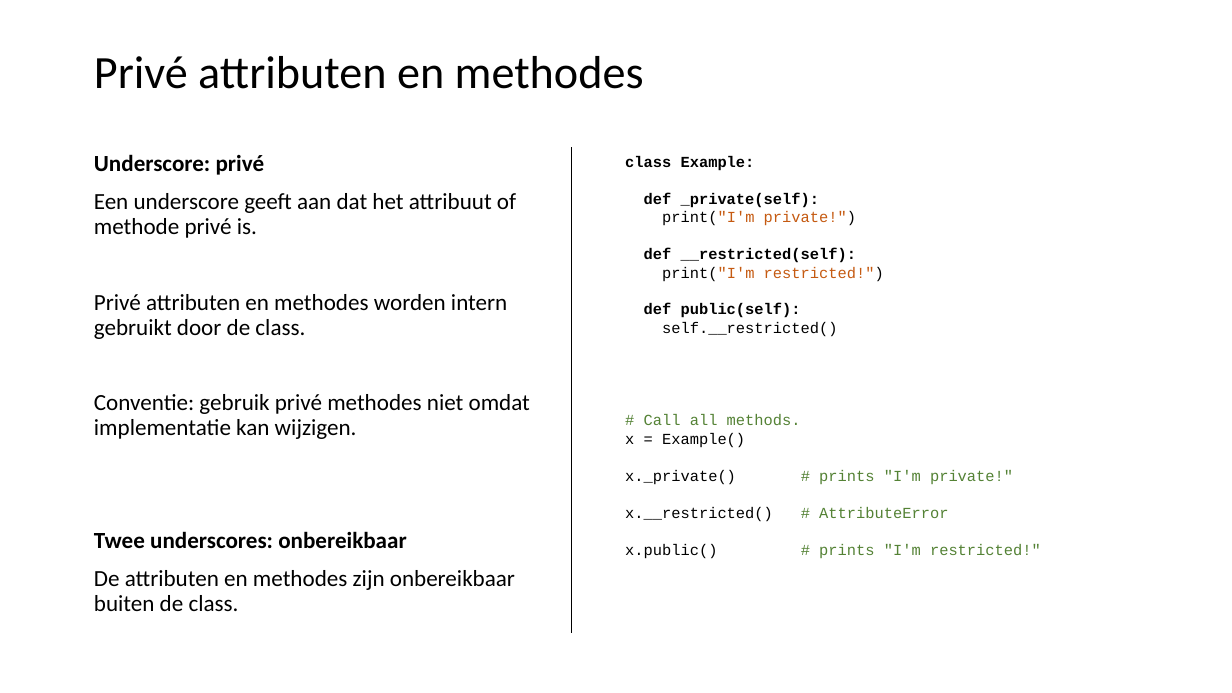
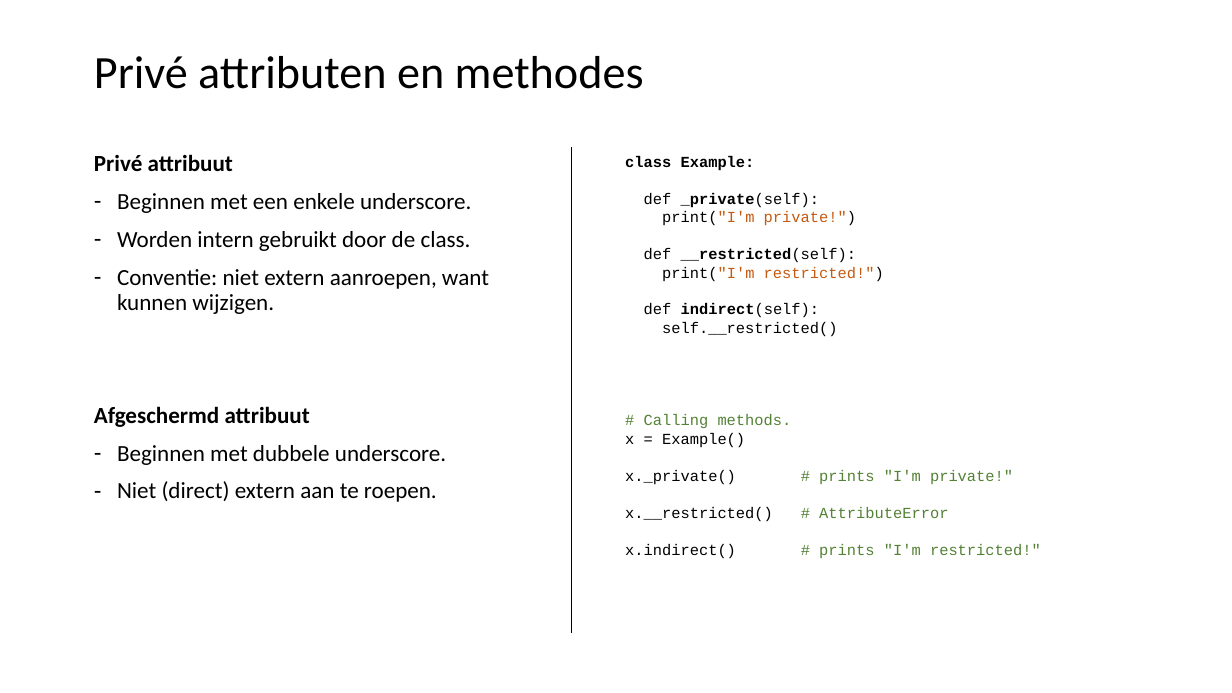
Before and after one commit to LFKoning/knowledge-sharing, a slide deck: slide 57 of python_course/1_basics_classes/python_cursus_1.pptx (slide 56 before the commit). Drawn at 1232x693 pixels with LibreOffice and Linux fonts; fonts in the diff are those of the drawing. Boxes give left, top, right and bottom in pixels: in the first picture for what was removed or moved away, otherwise in the second. Text is boxed around its words. In the diff, an @@ line names an element or a change of style, - is before the commit and + after.

```diff
--- a/python_course/1_basics_classes/python_cursus_1.pptx
+++ b/python_course/1_basics_classes/python_cursus_1.pptx
@@ text at bbox=[94, 154, 489, 502]: text changed @@
-Underscore: privé
-Een underscore geeft aan dat het attribuut of methode privé is.
-Privé attributen en methodes worden intern gebruikt door de class.
-Conventie: gebruik privé methodes niet omdat implementatie kan wijzigen.
-Twee underscores: onbereikbaar
-De attributen en methodes zijn onbereikbaar buiten de class.
+Privé attribuut
+– Beginnen met een enkele underscore.
+– Worden intern gebruikt door de class.
+– Conventie: niet extern aanroepen, want kunnen wijzigen.
+Afgeschermd attribuut
+– Beginnen met dubbele underscore.
+– Niet (direct) extern aan te roepen.
@@ text at bbox=[644, 193, 857, 263]: bold off in "def _private(self):", "def __restricted(self):" @@
@@ text at bbox=[644, 303, 820, 318]: text changed; bold off @@
-def public(self):
+def indirect(self):
@@ text at bbox=[644, 414, 792, 428]: text changed @@
-# Call all methods.
+# Calling methods.
@@ text at bbox=[625, 544, 1041, 559]: text changed @@
-x.public() # prints "I'm restricted!"
+x.indirect() # prints "I'm restricted!"
```
Also in this commit, not shown: 6 other slides changed, 1 slide added, 3 other files.
